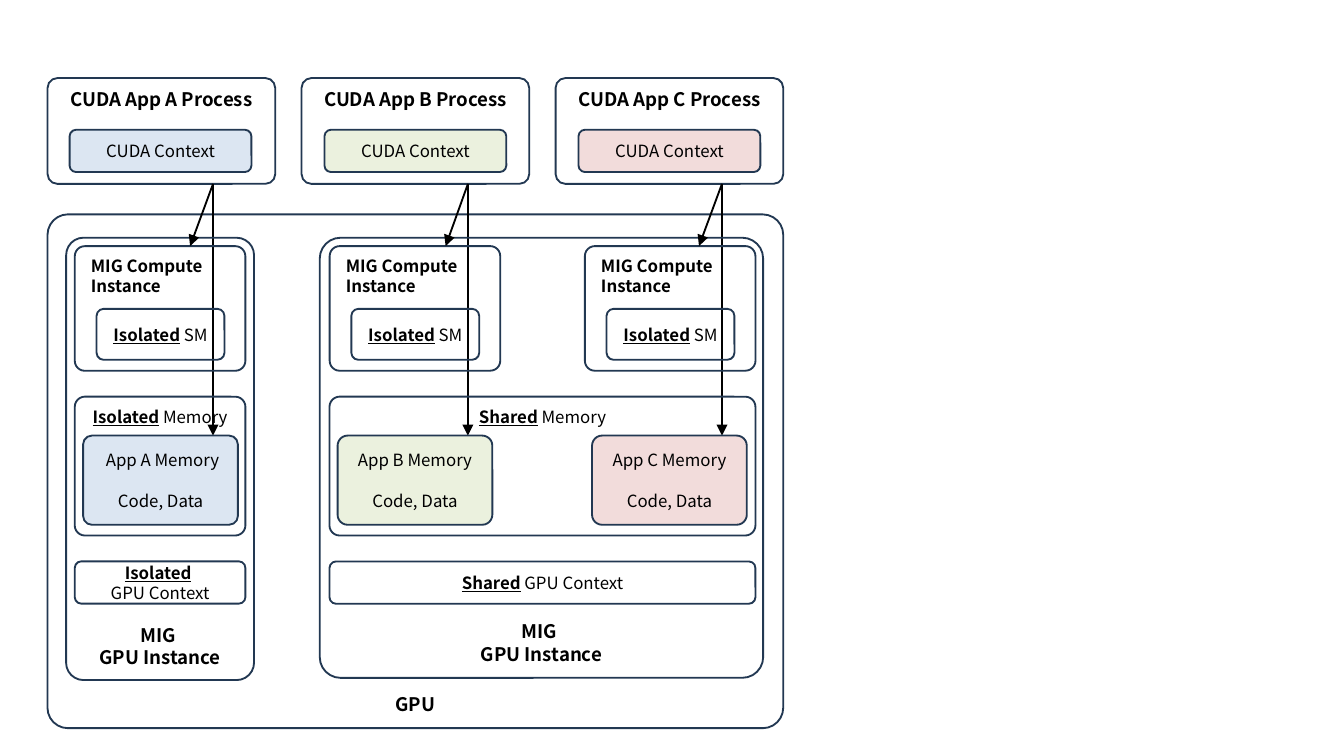
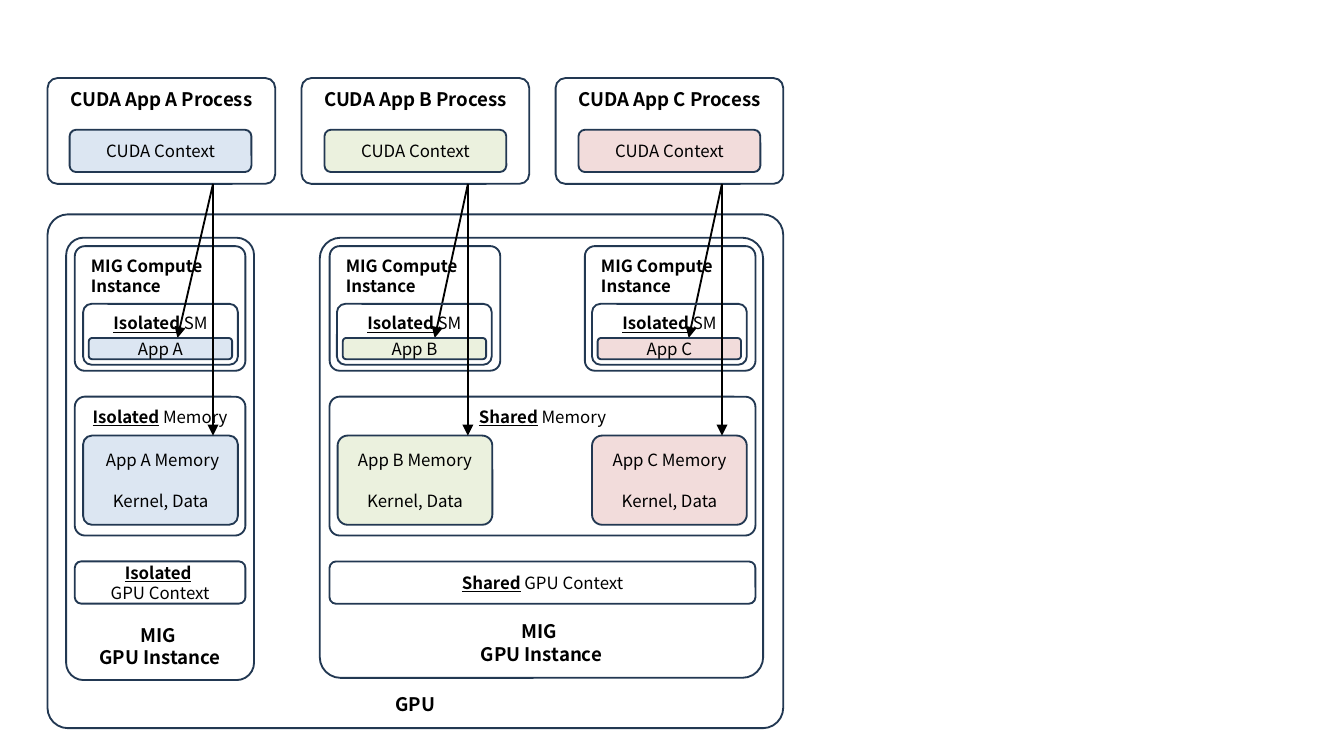
Before and after one commit to ssup2/blog-software, a slide deck: slide 8 of content/docs/theory-analysis/nvidia-gpu-sharing/images/images.pptx. Drawn at 1344x756 pixels with LibreOffice and Linux fonts; fonts in the diff are those of the drawing. Boxes give left, top, right and bottom in pixels: in the first picture for what was removed or moved away, otherwise in the second. Text is boxed around its words. In the diff, an @@ line names an element or a change of style, - is before the commit and + after.

```diff
--- a/content/docs/theory-analysis/nvidia-gpu-sharing/images/images.pptx
+++ b/content/docs/theory-analysis/nvidia-gpu-sharing/images/images.pptx
@@ arrow moved from (214, 184) - (190, 246) to (214, 184) - (177, 337) @@
@@ arrow moved from (468, 184) - (446, 246) to (468, 184) - (434, 337) @@
@@ arrow moved from (722, 184) - (699, 246) to (722, 184) - (688, 337) @@
@@ rounded rectangle "Isolated SM": place and size @@
-rounded rectangle "Isolated SM" at (97,309,224,360)
+rounded rectangle "Isolated SM" at (83,304,238,364)
@@ rounded rectangle "Isolated SM": place and size @@
-rounded rectangle "Isolated SM" at (351,309,478,360)
+rounded rectangle "Isolated SM" at (337,304,492,364)
@@ vertical alignment middle to top in 3 elements at (83,304,238,364), (337,304,492,364), (593,304,747,364) @@
@@ rounded rectangle "Isolated SM": place and size @@
-rounded rectangle "Isolated SM" at (606,309,734,360)
+rounded rectangle "Isolated SM" at (593,304,747,364)
@@ rounded rectangle added at (89,337,233,359), fill #DCE6F2, outline #233953 1 pt, 9 pt, text #000000 @@
+App A
@@ rounded rectangle added at (343,337,487,359), fill #EBF1DE, outline #233953 1 pt, 9 pt, text #000000 @@
+App B
@@ rounded rectangle added at (598,337,742,359), fill #F2DCDB, outline #233953 1 pt, 9 pt, text #000000 @@
+App C
@@ text in rounded rectangle at (113,493,208,510): text changed @@
-Code, Data
+Kernel, Data
@@ text in rounded rectangle at (367,493,463,510): text changed @@
-Code, Data
+Kernel, Data
@@ text in rounded rectangle at (622,493,717,510): text changed @@
-Code, Data
+Kernel, Data
```
Also in this commit, not shown: 4 other slides changed, 6 other files.
